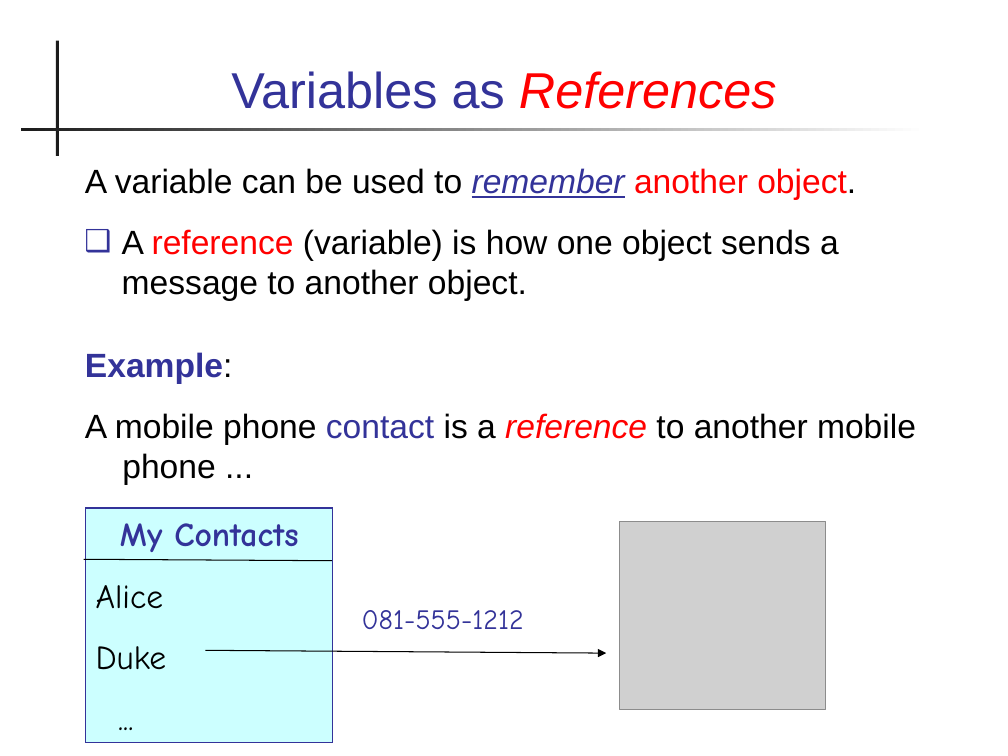
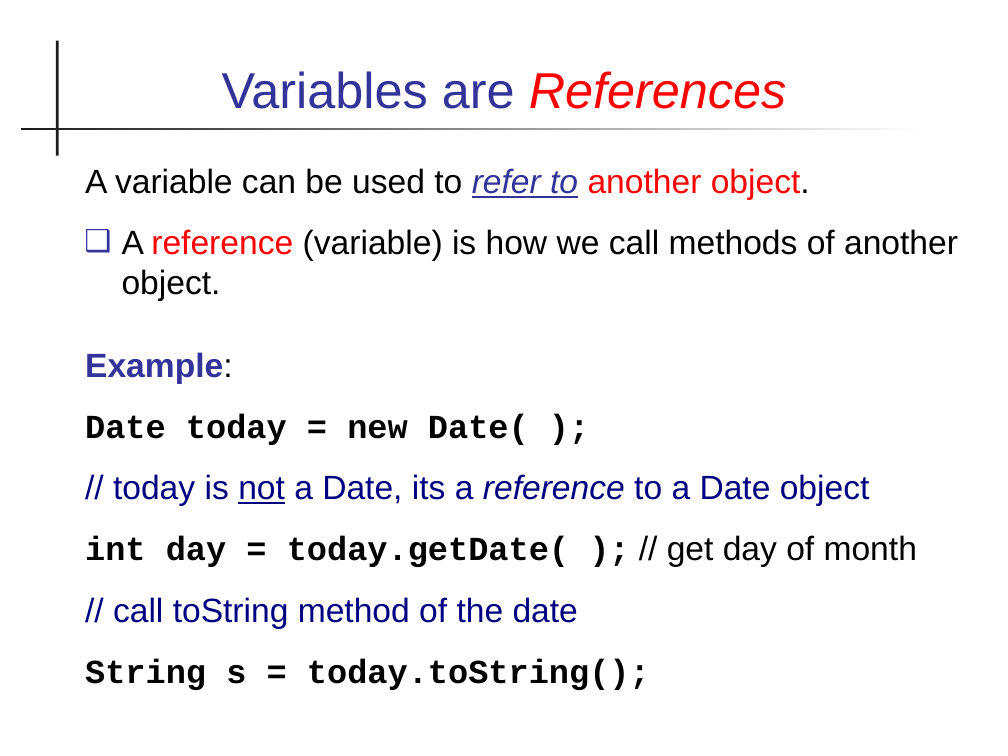
Before and after one commit to cpske/programming1, a slide deck: slide 30 of week2/X-Java-Basics.ppt. Drawn at 1008x756 pixels with LibreOffice and Linux fonts; fonts in the diff are those of the drawing; grey boxes stand for pictures. Boxes give left, top, right and bottom in pixels: in the first picture for what was removed or moved away, otherwise in the second. Text is boxed around its words. In the diff, an @@ line names an element or a change of style, - is before the commit and + after.

```diff
--- a/week2/X-Java-Basics.ppt
+++ b/week2/X-Java-Basics.ppt
@@ title at [222,71,787,109]: text changed @@
-Variables as References
+Variables are References
@@ text at [85,168,958,301]: text changed @@
-A variable can be used to remember another object.
-❑ A reference (variable) is how one object sends a message to another object.
+A variable can be used to refer to another object.
+❑ A reference (variable) is how we call methods of another object.
@@ text at [85,413,917,690]: text changed @@
-A mobile phone contact is a reference to another mobile phone ...
+Date today = new Date( );
+// today is not a Date, its a reference to a Date object
+int day = today.getDate( ); // get day of month
+// call toString method of the date
+String s = today.toString();
@@ rectangle removed at [86,508,333,743] @@
-My Contacts
-Alice
-Duke
-...
@@ picture removed at [620,521,827,709] @@
@@ line removed from (85, 559) to (332, 560) @@
@@ text removed at [362,610,524,629] @@
-081-555-1212
@@ arrow removed from (206, 650) to (606, 653) @@
```
Also in this commit, not shown: 7 other slides changed, 1 other file.
